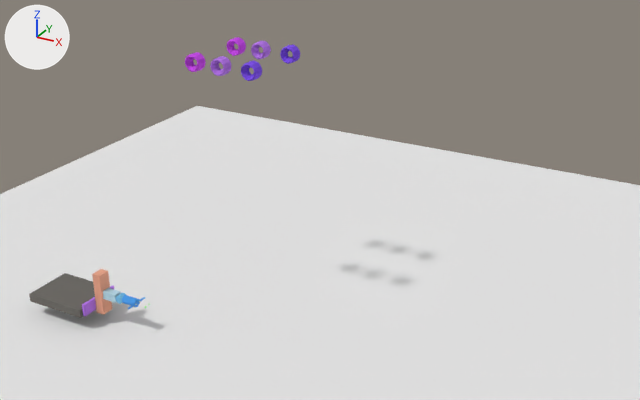
A saved change to the Blender file Blender Models/Rover1.blend.
Before and after are seen from a 50 mm lens placed at (13.01, -21.86, 12.67), pointed at (2.09, -2.01, 2.75). Every picture has the same lights, and +X, +Y and +Z are marked at upper left.

Objects in the first picture: 'Chassis', 'Plane', 'arm_link1', 'arm_link2', 'arm_link3', 'arm_link4', 'arm_link5'.
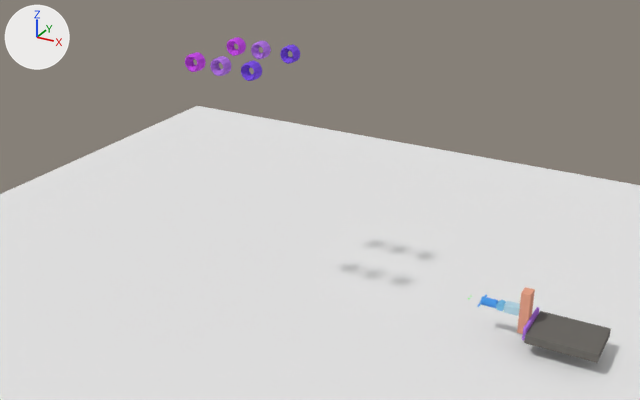
Edits to the bpy script that builds the scene:
```text
Change ob_chassis:
    ob_chassis.location: (-5.09, -4.68, -0.91) -> (8.8, 0.31, -0.91)
Change ob_arm_link1:
    ob_arm_link1.location: (-4.02, -4.68, -0.82) -> (7.73, 0.31, -0.82)
Change ob_arm_link2:
    ob_arm_link2.location: (-3.84, -4.68, -0.46) -> (7.55, 0.31, -0.46)
Change ob_arm_link3:
    ob_arm_link3.location: (-3.47, -4.68, -0.48) -> (7.18, 0.31, -0.48)
Change ob_arm_link4:
    ob_arm_link4.location: (-3.12, -4.68, -0.48) -> (6.83, 0.31, -0.48)
Change ob_arm_link5:
    ob_arm_link5.location: (-2.75, -4.68, -0.48) -> (6.46, 0.31, -0.48)
    ob_arm_link5.rotation_euler: (0.0, 1.571, 0.0) -> (-3.142, 1.571, 0.0)  # degrees (0, 90, 0) -> degrees (-180, 90, 0)
```

Changed parts and their boxes (x1, y1, x2, y2) in the pictures (640 x 400 px):
'Chassis', moved
    before: (29, 273, 95, 318)
    after: (524, 311, 611, 363)
'arm_link2', moved
    before: (92, 269, 112, 315)
    after: (517, 287, 535, 334)
'arm_link3', moved
    before: (103, 288, 121, 303)
    after: (504, 301, 520, 316)
'arm_link1', moved
    before: (82, 286, 114, 316)
    after: (522, 307, 539, 341)
'arm_link5', moved, turned
    before: (122, 295, 145, 309)
    after: (477, 295, 499, 308)
'arm_link4', moved
    before: (116, 293, 126, 304)
    after: (496, 300, 506, 311)
